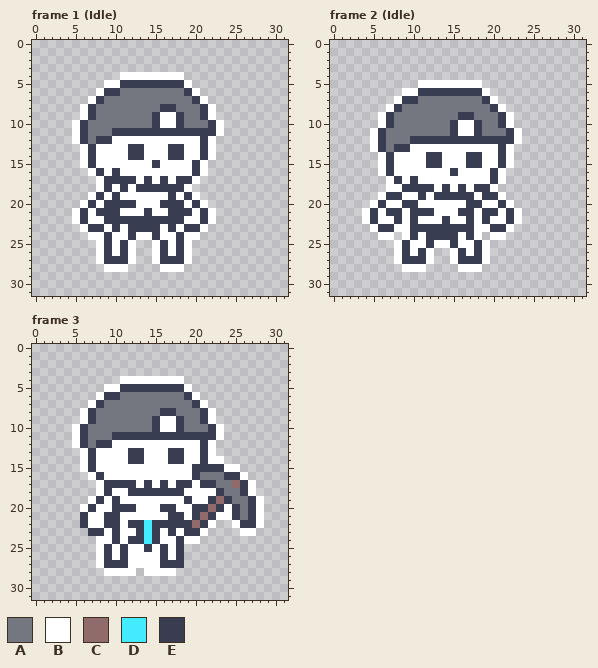
Two versions of one pixel-art file, scenes/characters/Skeleton/Skeleton.aseprite. Above: the version before the commit.
32x32 pixels, 3 frames. Shown: frame 1 (Idle), frame 2 (Idle), frame 3.
Visible layers, top first: "Effect", "Head", "Body", "Outline".
Palette (. is transparent): A #747680  B #ffffff  C #916a6c  D #42ebff  E #393d52
Pixels before, frame 1 (Idle), first column x 5:
 4 ......BBBBBBBB.....
 5 ....BBEEEEEEEEB....
 6 ...BEEAAAAAAAAEB...
 7 ..BEAAAAAAAAAAAEB..
 8 .BEAAAAAAAAEEAAAEB.
 9 .BEAAAAAAAEBBEAAEB.
10 BEAAAAAAAAEBBEAAAEB
11 BEAAAEEEEEEEEEEEEEB
12 BEAEEBBBBBBBBBBBEB.
13 .BEBBBBEEBBBEEBBEB.
14 .BEBBBBEEBBBEEBBEB.
15 .BEBBBBBBBEBBBBEB..
16 ..BEBEBBBBBBBBBEB..
17 ...BEEEEBEBEBEEB...
18 ...BEBEBEEEEEEB....
19 ..BEBEBBBBBBEBEB...
20 .BEBEEEEBBBEEEBEB..
21 BEBEEEBBBEBBEEEBEB.
22 BEBBEEEEEEEEEEBBEB.
23 .BEEBEBEEEEBEBEEB..
24 ..BBEBBEBBEBBEBB...
25 ...BEBEB..BEBEB....
26 ...BEBEB..BEBEB....
27 ...BEEEB..BEEEB....
28 ....BBB....BBB.....
Pixels before, frame 2 (Idle), first column x 4:
 5 .......BBBBBBBB.....
 6 .....BBEEEEEEEEB....
 7 ....BEEAAAAAAAAEB...
 8 ...BEAAAAAAAAAAAEB..
 9 ..BEAAAAAAAAEEAAAEB.
10 ..BEAAAAAAAEBBEAAEB.
11 .BEAAAAAAAAEBBEAAAEB
12 .BEAAAEEEEEEEEEEEEEB
13 .BEAEEBBBBBBBBBBBEB.
14 ..BEBBBBEEBBBEEBBEB.
15 ..BEBBBBEEBBBEEBBEB.
16 ..BEBBBBBBBEBBBBEB..
17 ...BEBEBBBBBBBBBEB..
18 ...BBEEEEBEBEBEEB...
19 ..BEEBBEBEEEEEBEEB..
20 .BEBBEEBBBBBBEEBBEB.
21 BEBEEBEEEBBBEEBEEBEB
22 BEBBEBEBBBEBBEBEBBEB
23 .BEEBBEEEEEEEEBBEEB.
24 ..BB.BEBEEEEBEB.BB..
25 ....BEBBEBBEBBEB....
26 ....BEBEB..BEBEB....
27 ....BEEEB..BEEEB....
28 .....BBB....BBB.....
Pixels before, frame 3, first column x 5:
 4 ......BBBBBBBB..........
 5 ....BBEEEEEEEEB.........
 6 ...BEEAAAAAAAAEB........
 7 ..BEAAAAAAAAAAAEB.......
 8 .BEAAAAAAAAEEAAAEB......
 9 .BEAAAAAAAEBBEAAEB......
10 BEAAAAAAAAEBBEAAAEB.....
11 BEAAAEEEEEEEEEEEEEB.....
12 BEAEEBBBBBBBBBBBEB......
13 .BEBBBBEEBBBEEBBEB......
14 .BEBBBBEEBBBEEBBEBB.....
15 .BEBBBBBBBBBBBBEEEEBB...
16 ..BEBBBBBBBBBBBEAAAEEB..
17 ...BEEEEBEBEBEEBEEAACEB.
18 ...BEBBEEEEEEEBBBBEAAEB.
19 ..BEBEBBBBBBBBEBBECEAAEB
20 .BEBBEEEBBBEEBBEECEBEAEB
21 .EBBEEBBBBBBEEBECEBBEAEB
22 .EBBEEBEEDEEEEECEB..BEEB
23 ..EEBEBBEDEBEBEEB....BB.
24 ...BBEBEEDEBBEBB........
25 ...BEBEBBEBEBE..........
26 ...BEBEBBBBEBE..........
27 ...BEEEBBBBEEE..........
28 ....BBBB.BBBB...........
New version:
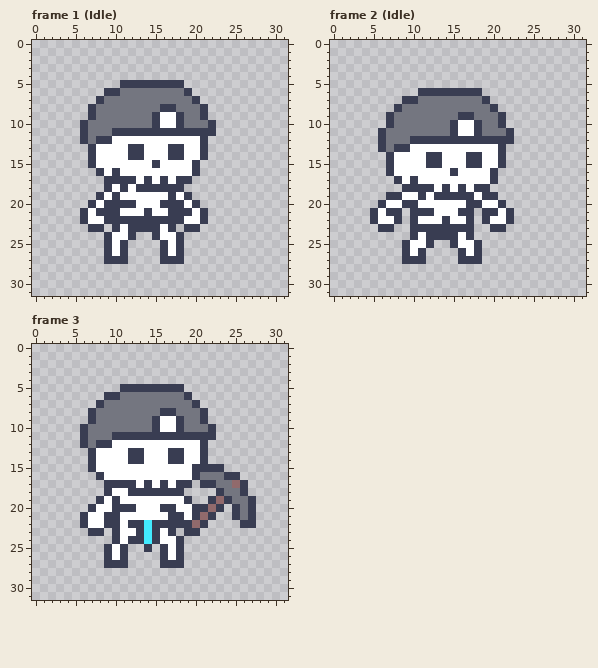
The exact change:
Frame 1 (Idle), layer "Outline":
Colour B is removed in row 4 at x 11 to 18; in row 5 at x 9 to 10 and 19; in row 6 at x 8 and 20; in row 7 at x 7 and 21; in rows 8 to 9 at x 6 and 22; in rows 10 to 11 at x 5 and 23.
Colour B is removed in row 12 at x 5 and 22; in rows 13 to 14 at x 6 and 22; in row 15 at x 6 and 21; in row 16 at x 7 and 21; in row 17 at x 8 and 20; in row 18 at x 8 and 19.
Colour B is removed in row 19 at x 7 and 20; in row 20 at x 6 and 21; in rows 21 to 22 at x 5 and 22; in row 23 at x 6, 9, 18 and 21; in row 24 at x 7 to 8, 13 to 14 and 19 to 20; in rows 25 to 27 at x 8, 12, 15 and 19.
Colour B is removed in row 28 at x 9 to 11 and 16 to 18.
Frame 2 (Idle), layer "Outline":
Colour B is removed in row 5 at x 11 to 18; in row 6 at x 9 to 10 and 19; in row 7 at x 8 and 20; in row 8 at x 7 and 21; in rows 9 to 10 at x 6 and 22; in rows 11 to 12 at x 5 and 23.
Colour B is removed in row 13 at x 5 and 22; in rows 14 to 15 at x 6 and 22; in row 16 at x 6 and 21; in row 17 at x 7 and 21; in row 18 at x 7 to 8 and 20; in row 19 at x 6 and 21.
Colour B is removed in row 20 at x 5 and 22; in rows 21 to 22 at x 4, 9, 18 and 23; in row 23 at x 5, 8 to 9, 18 to 19 and 22; in row 24 at x 6 to 7, 9, 18 and 20 to 21; in row 25 at x 8, 13 to 14 and 19; in rows 26 to 27 at x 8, 12, 15 and 19.
Colour B is removed in row 28 at x 9 to 11 and 16 to 18.
Frame 3, layer "Outline":
Colour B is removed in row 4 at x 11 to 18; in row 5 at x 9 to 10 and 19; in row 6 at x 8 and 20; in row 7 at x 7 and 21; in rows 8 to 9 at x 6 and 22; in rows 10 to 11 at x 5 and 23.
Colour B is removed in row 12 at x 5 and 22; in row 13 at x 6 and 22; in row 14 at x 6 and 22 to 23; in row 15 at x 6 and 24 to 25; in row 16 at x 7 and 26; in row 17 at x 8, 20 and 27.
Colour B is removed in row 18 at x 8, 19 to 22 and 27; in row 19 at x 7, 20 to 21 and 28; in row 20 at x 6, 24 and 28; in row 21 at x 23 to 24 and 28; in row 22 at x 22, 25 and 28; in row 23 at x 9, 18, 21 and 26 to 27.
Colour B is removed in row 24 at x 8 to 9 and 19 to 20; in row 25 at x 8, 12 to 13 and 15; in rows 26 to 27 at x 8 and 12 to 15; in row 28 at x 9 to 12 and 14 to 17.
Boxes around the changes in both pictures, in picture pixels (x1, y1, x2, y2):
erased: (72, 72, 224, 272)
erased: (362, 80, 522, 272)
erased: (72, 376, 264, 576)
